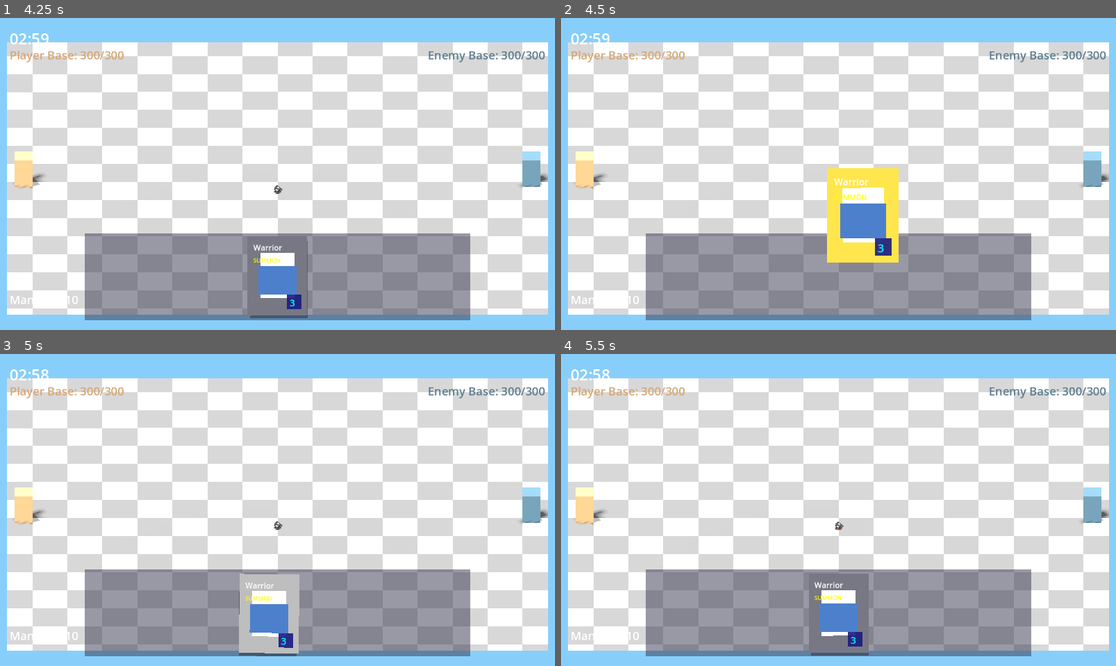
Above: before the commit, frames 1-4 (two rows, left to right).
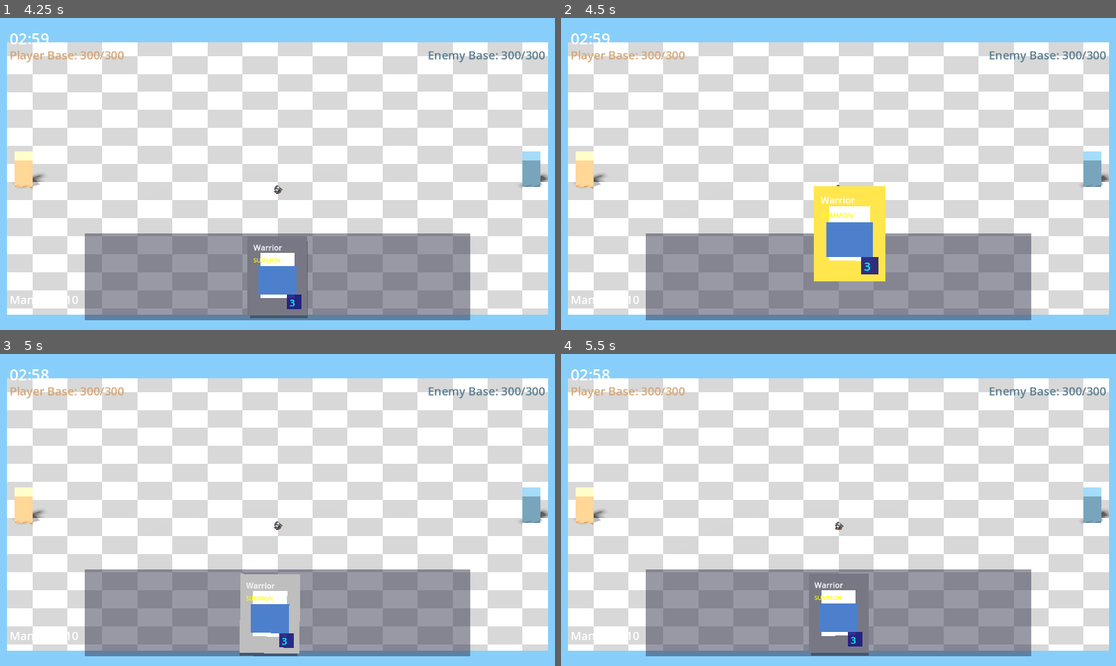
Above: after the commit, the same moments.

Repository: amari-charles/project-summoner
Game: Godot game, scene res://scenes/ui/main_menu.tscn
Same seed, same stepped clock (60 frames per second), same inputs: the game is played once before the commit and once after it.
Inputs (mouse positions are in pixels of both pictures, inside the frame that each line leads up to):
- Up to frame 1 (4.25 s): click "PLAY" at 0.5 s; click "SELECT" at 1.25 s; click "CHOOSE WARRIOR" at 2 s; click (177, 99) at 2.75 s; click "START BATTLE" at 3.5 s
- Up to frame 2 (4.5 s): tap Enter at 4.25 s; drag from (838, 276) to (894, 105) at 4.27 s
- Up to frame 3 (5 s): no input
- Up to frame 4 (5.5 s): drag from (727, 525) to (810, 572) at 5.02 s

Frame 1 is identical in both runs. In frame 2, 4.7% of the frame differs, in the area x 45-61%, y 48-85%; in frame 3, 0.2%; in frame 4, less than 0.1%.

Commit message:
Fix drag offset to use global coordinates
Problem: Card shooting to top of screen when dragged
Cause: drag_offset was in local coordinates, but top_level=true uses global coords
Fix: Calculate drag_offset as (mouse_global - card_global) before changing top_level

Diff:
--- a/scripts/ui/hand_ui.gd
+++ b/scripts/ui/hand_ui.gd
@@ -249,7 +249,9 @@
 
 		# Start dragging the actual card
 		is_being_dragged = true
-		drag_offset = at_position  # Where on the card we clicked
+
+		# Calculate offset in GLOBAL coordinates (before changing top_level)
+		drag_offset = get_global_mouse_position() - global_position
 
 		# Stop any animations
 		if hover_tween and hover_tween.is_valid():
